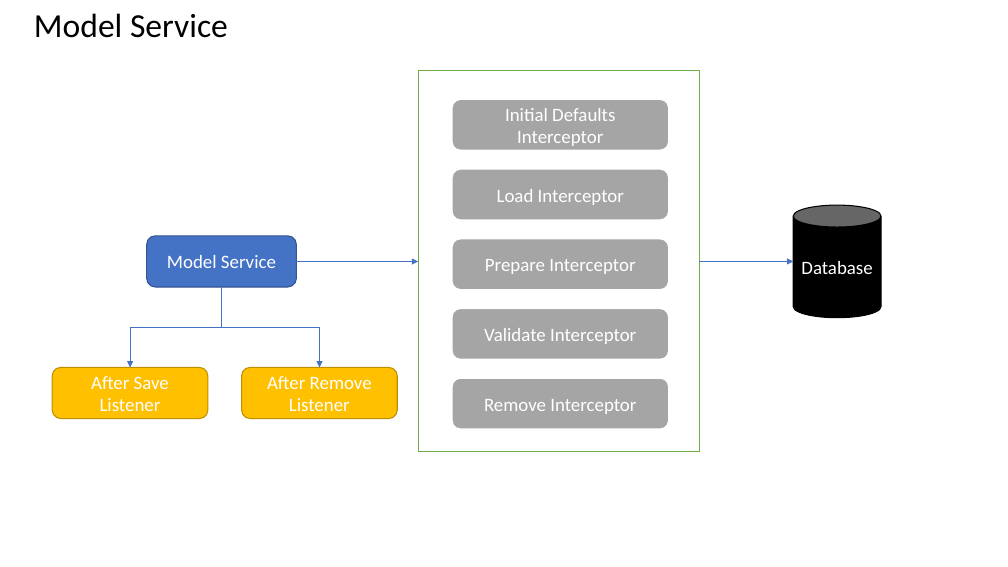
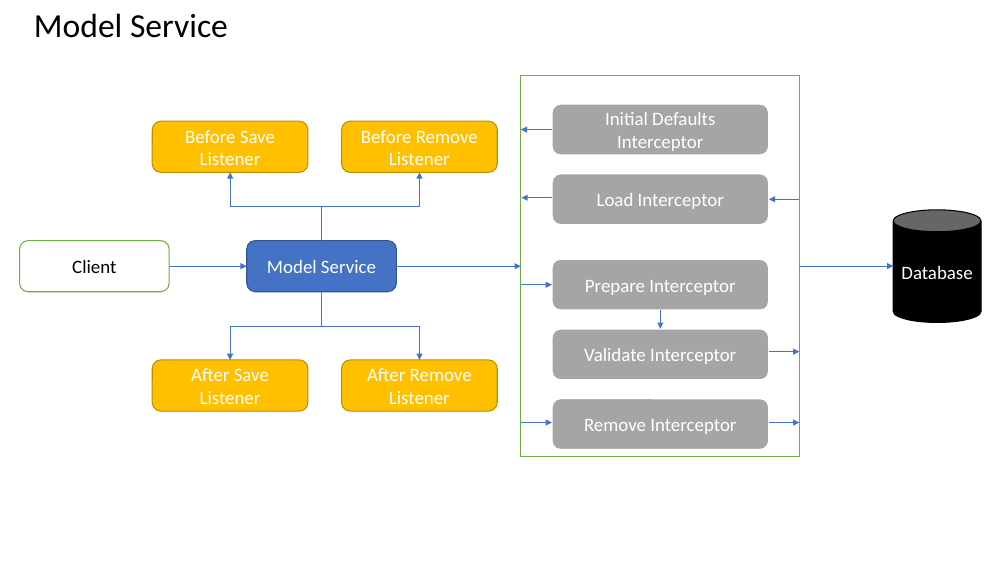
Before and after one commit to williamtanws/beanframework, a slide deck: slide 3 of Architecture.pptx (slide 2 before the commit). Drawn at 1008x567 pixels with LibreOffice and Linux fonts; fonts in the diff are those of the drawing. Boxes give left, top, right and bottom in pixels: in the first picture for what was removed or moved away, otherwise in the second. Text is boxed around its words. In the diff, an @@ line names an element or a change of style, - is before the commit and + after.

```diff
--- a/Architecture.pptx
+++ b/Architecture.pptx
@@ rectangle: place and size @@
-rectangle at <box>418,71,699,452</box>
+rectangle at <box>521,76,799,457</box>
@@ rounded rectangle added at <box>152,121,308,172</box>, fill #FFC000, outline #BD8E00 1 pt, 18 pt, text #FFFFFF @@
+Before Save Listener
@@ rounded rectangle added at <box>342,121,498,172</box>, fill #FFC000, outline #BD8E00 1 pt, 18 pt, text #FFFFFF @@
+Before Remove Listener
@@ arrow added from (552, 129) to (521, 129), #4472C4 0.5 pt @@
@@ elbow arrow added from (321, 240) to (230, 172), #4472C4 0.5 pt @@
@@ elbow arrow added from (321, 240) to (420, 172), #4472C4 0.5 pt @@
@@ arrow added from (552, 198) to (522, 198), #4472C4 0.5 pt @@
@@ arrow added from (799, 200) to (769, 200), #4472C4 0.5 pt @@
@@ rounded rectangle added at <box>20,240,169,292</box>, fill #FFFFFF, outline #70AD47 1 pt, 18 pt, text #000000 @@
+Client
@@ elbow arrow added from (169, 266) to (247, 266), #4472C4 0.5 pt @@
@@ 3 rounded rectangles, 2 elbow arrows, 1 cylinder: place and size @@
-3 rounded rectangles, 2 elbow arrows, 1 cylinder at <box>147,99,881,318</box>
+3 rounded rectangles, 2 elbow arrows, 1 cylinder at <box>247,104,982,323</box>
@@ 3 rounded rectangles: place and size @@
-3 rounded rectangles at <box>452,239,669,430</box>
+3 rounded rectangles at <box>552,259,769,450</box>
@@ elbow arrow moved from (222, 287) - (130, 368) to (321, 292) - (230, 360) @@
@@ elbow arrow moved from (222, 287) - (320, 368) to (321, 292) - (420, 360) @@
@@ arrow added from (522, 285) to (552, 285), #4472C4 0.5 pt @@
@@ arrow added from (661, 310) to (661, 329), #4472C4 0.5 pt @@
@@ arrow added from (769, 352) to (799, 352), #4472C4 0.5 pt @@
@@ rounded rectangle "After Save Listener": place and size @@
-rounded rectangle "After Save Listener" at <box>52,368,208,419</box>
+rounded rectangle "After Save Listener" at <box>152,360,308,411</box>
@@ rounded rectangle "After Remove Listener": place and size @@
-rounded rectangle "After Remove Listener" at <box>242,368,398,419</box>
+rounded rectangle "After Remove Listener" at <box>342,360,498,411</box>
@@ arrow added from (522, 423) to (552, 423), #4472C4 0.5 pt @@
@@ arrow added from (769, 423) to (799, 423), #4472C4 0.5 pt @@
```
Also in this commit, not shown: 2 other slides changed, 2 slides added, 3 other files.
